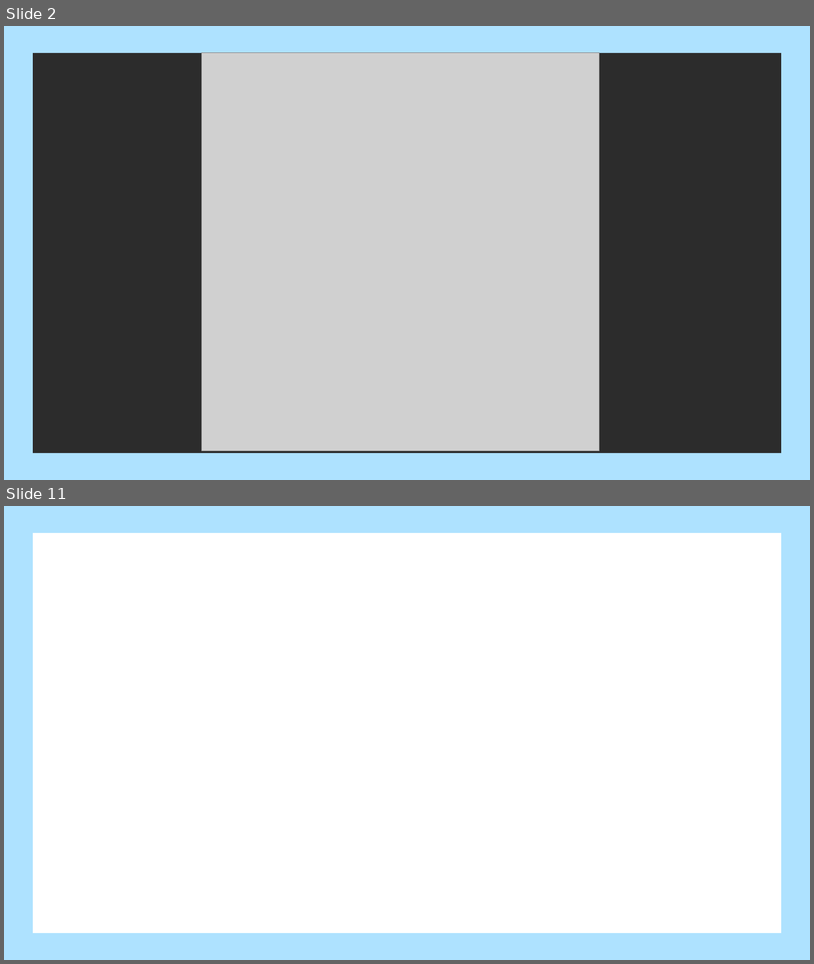
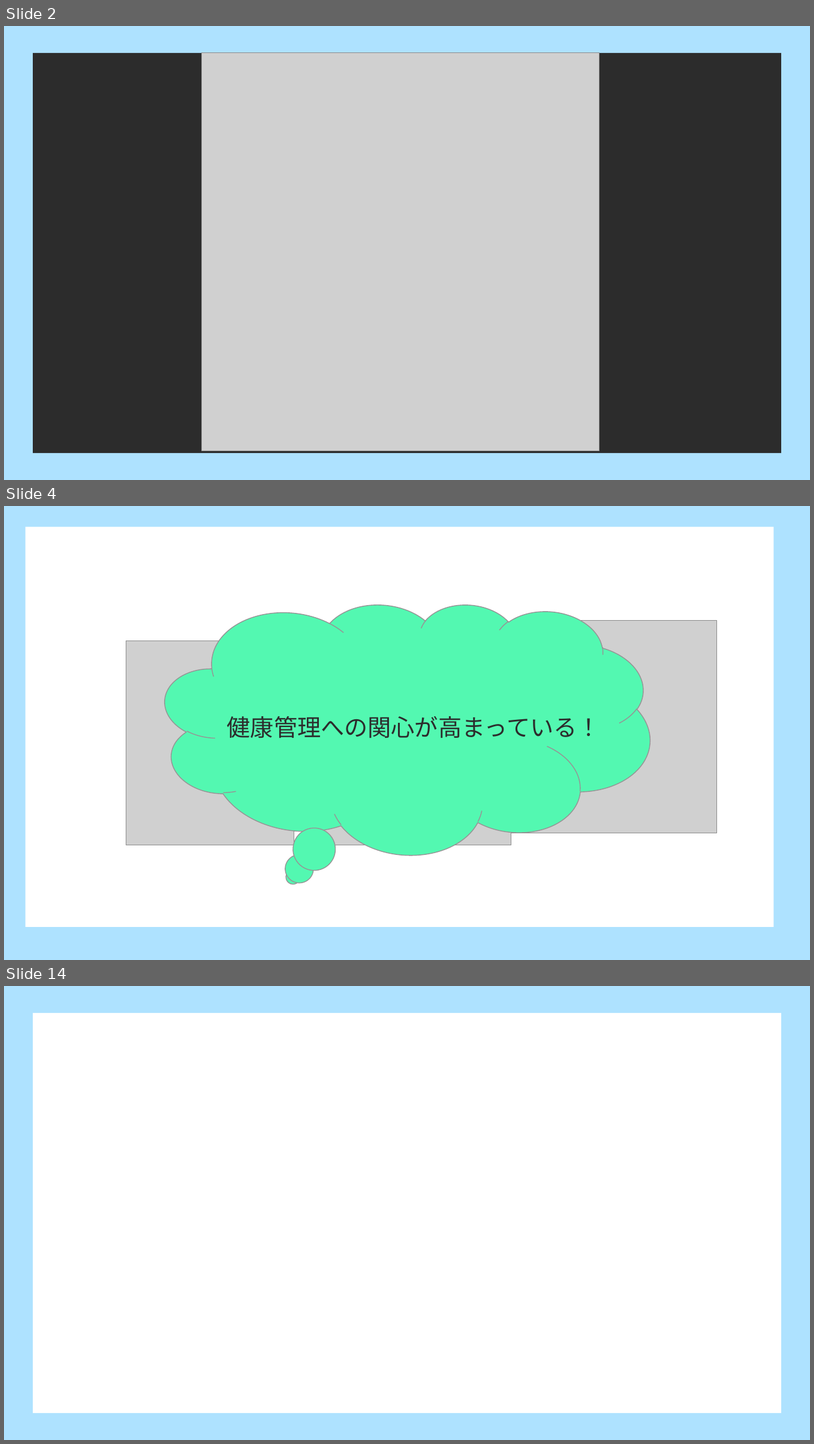
Before and after one commit to dojo2023/D-1, a slide deck: doc/発表資料.pptx. Shown one above the other, each under a label of ours: slides 2 and 11 before the commit, slides 2, 4 and 14 after it; the slides between them are not shown. The pictures are 814x964 and 814x1444 pixels, drawn with LibreOffice and Linux fonts; fonts in the diff are those of the drawing; grey boxes stand for pictures. Boxes give left, top, right and bottom in pixels: in the first picture for what was removed or moved away, otherwise in the second. Text is boxed around its words. In the diff, an @@ line names an element or a change of style, - is before the commit and + after.

```diff
--- a/doc/発表資料.pptx
+++ b/doc/発表資料.pptx
@@ slide 4 added at <box>4,506,810,960</box>, background #AEE2FF @@
@@ rectangle added at <box>25,526,774,927</box>, fill #FFFFFF @@
@@ thought cloud added at <box>154,580,660,873</box>, fill #53F8B1, outline #969696 1 pt @@
@@ picture added at <box>512,621,717,832</box> @@
@@ picture added at <box>126,641,294,845</box> @@
@@ picture added at <box>303,633,512,845</box> @@
@@ text added at <box>227,716,601,738</box>, 28 pt, text #2C2C2C @@
+健康管理への関心が高まっている！
@@ what was slide 11 is now slide 14 @@
```
Also in this commit, not shown: 8 slides changed, 2 other slides added.
